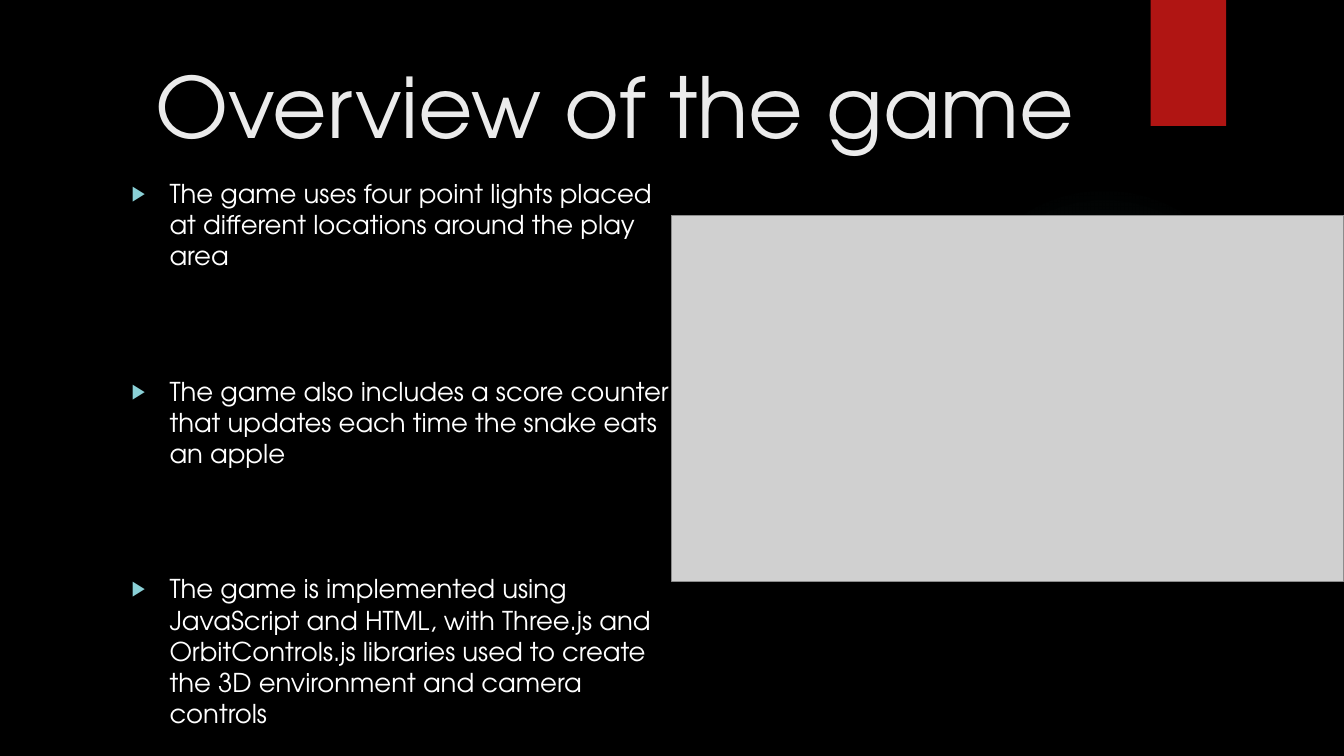
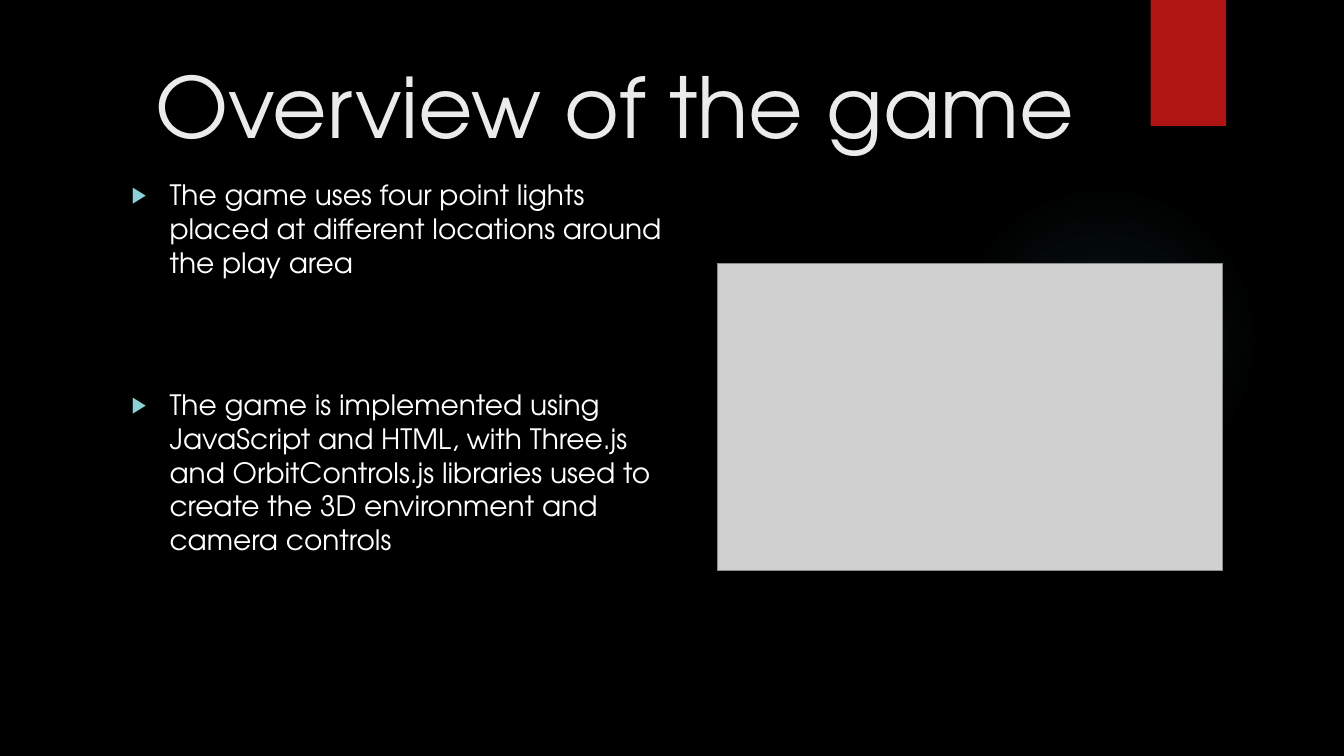
Before and after one commit to KhoaNguyen1804/Computer_Graphic_2023, a slide deck: slide 5 of Presentation.pptx. Drawn at 1344x756 pixels with LibreOffice and Linux fonts; fonts in the diff are those of the drawing; grey boxes stand for pictures; background and template pictures are left out. Boxes give left, top, right and bottom in pixels: in the first picture for what was removed or moved away, otherwise in the second. Text is boxed around its words. In the diff, an @@ line names an element or a change of style, - is before the commit and + after.

```diff
--- a/Presentation.pptx
+++ b/Presentation.pptx
@@ text "The game uses four point ..." at (170, 184, 661, 551): size 18.5 to 20 pt @@
@@ picture: place and size @@
-picture at (673, 215, 1344, 581)
+picture at (718, 264, 1223, 572)
@@ text at (170, 382, 669, 468): paragraph removed @@
-▶ The game also includes a score counter that updates each time the snake eats an apple
```
Also in this commit, not shown: 6 other slides changed, 1 slide added, 4 other files.
